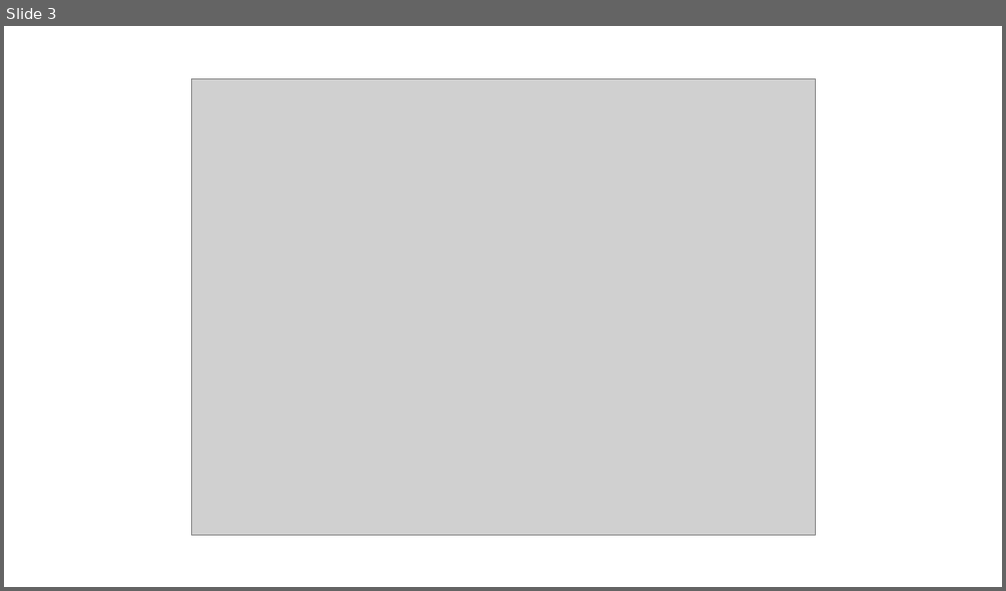
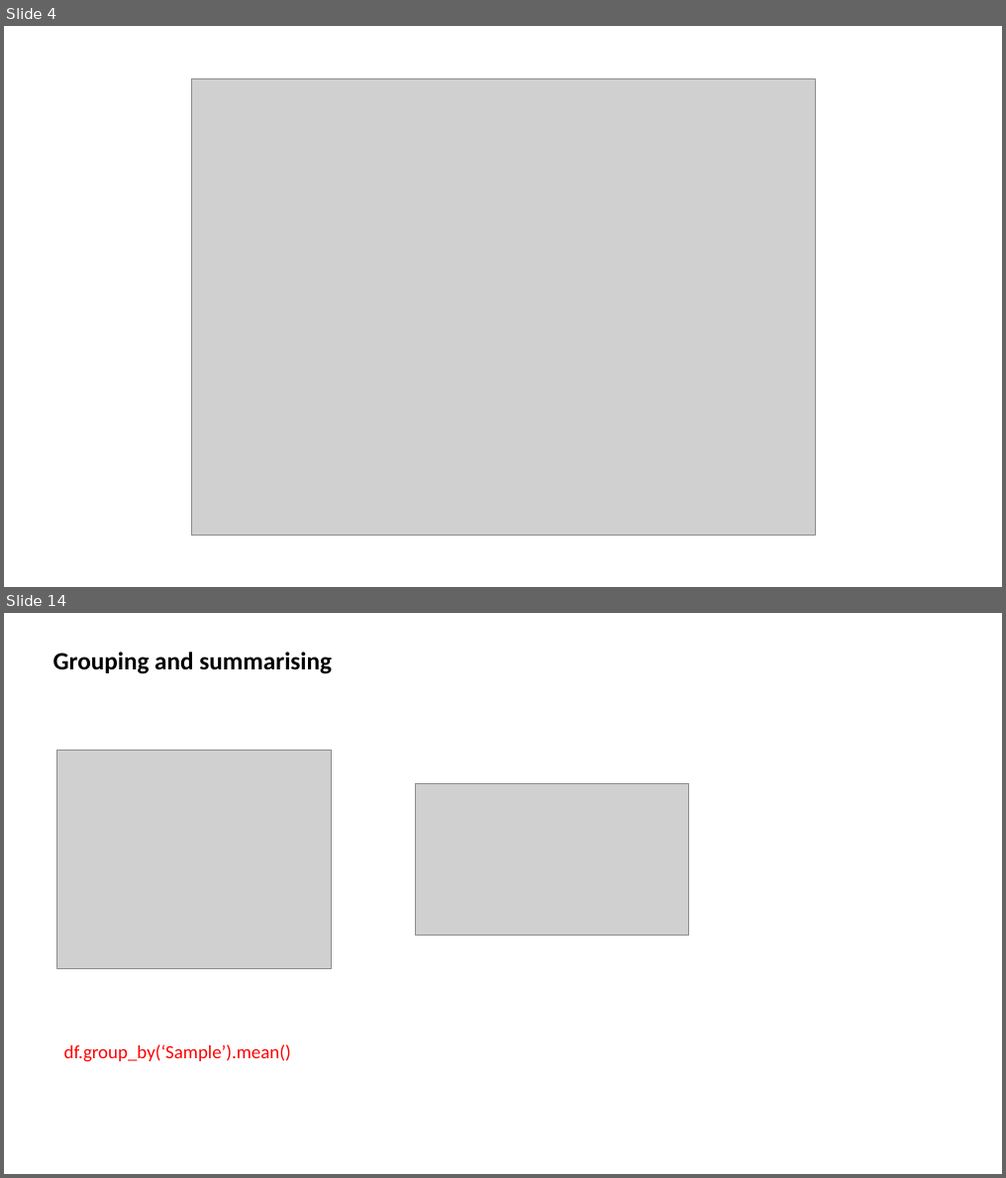
Before and after one commit to nicksavill/DEB_development, a slide deck: Week_5/Joining_merging.pptx. Shown one above the other, each under a label of ours: slide 3 before the commit, slides 4 and 14 after it; the slides between them are not shown. The pictures are 1006x591 and 1006x1178 pixels, drawn with LibreOffice and Linux fonts; fonts in the diff are those of the drawing; grey boxes stand for pictures. Boxes give left, top, right and bottom in pixels: in the first picture for what was removed or moved away, otherwise in the second. Text is boxed around its words. In the diff, an @@ line names an element or a change of style, - is before the commit and + after.

```diff
--- a/Week_5/Joining_merging.pptx
+++ b/Week_5/Joining_merging.pptx
@@ slide 14 added at bbox=[4, 613, 1002, 1174], background #FFFFFF @@
@@ text added at bbox=[54, 652, 332, 674], 24 pt, text #000000, bold @@
+Grouping and summarising
@@ picture added at bbox=[56, 750, 331, 968] @@
@@ picture added at bbox=[416, 783, 689, 936] @@
@@ text added at bbox=[64, 1045, 291, 1062], 18 pt, text #FF0000 @@
+df.group_by(‘Sample’).mean()
@@ what was slide 3 is now slide 4 @@
```
Also in this commit, not shown: 4 slides changed, 9 other slides added, 1 slide removed, 18 other files.
